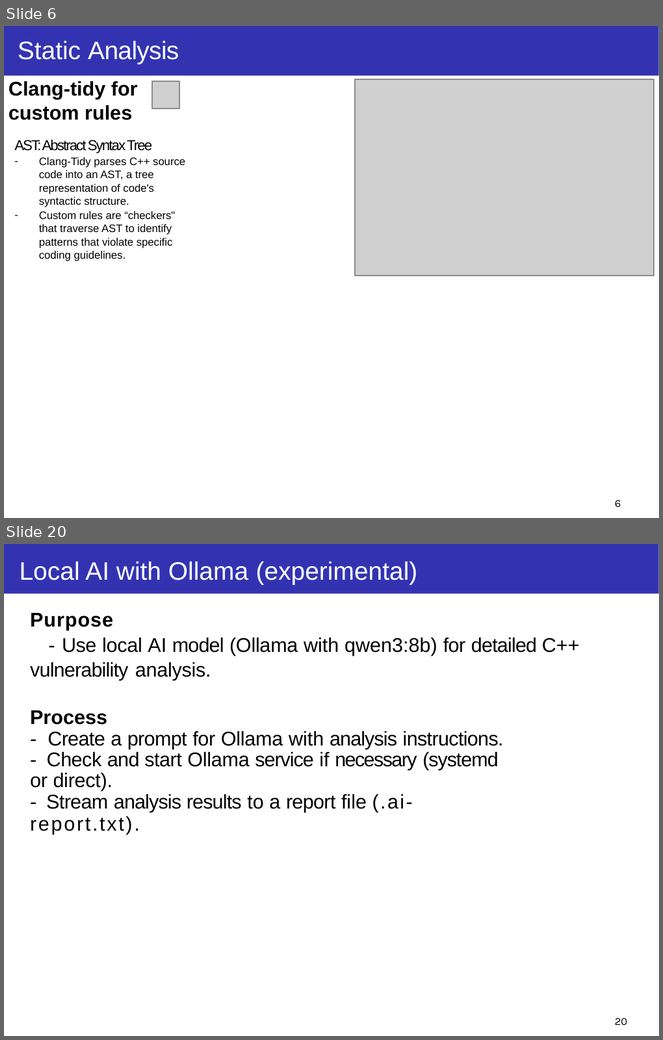
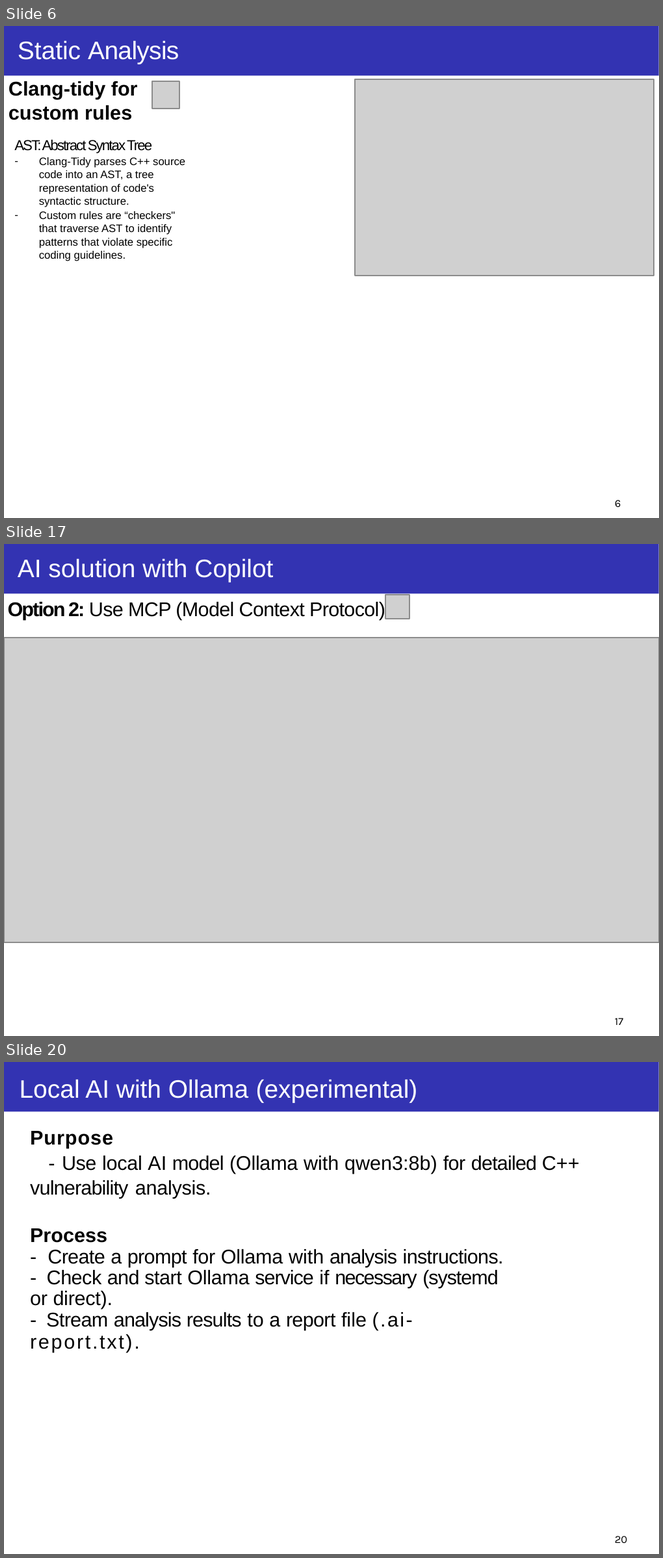
Before and after one commit to taikt/codefun, a slide deck: deepl/code_guard/doc/Code-Guard.pptx. Shown one above the other, each under a label of ours: slides 6 and 20 before the commit, slides 6, 17 and 20 after it; the slides between them are not shown. The pictures are 663x1040 and 663x1558 pixels, drawn with LibreOffice and Linux fonts; fonts in the diff are those of the drawing; grey boxes stand for pictures; background and template pictures are left out. Boxes give left, top, right and bottom in pixels: in the first picture for what was removed or moved away, otherwise in the second. Text is boxed around its words. In the diff, an @@ line names an element or a change of style, - is before the commit and + after.

```diff
--- a/deepl/code_guard/doc/Code-Guard.pptx
+++ b/deepl/code_guard/doc/Code-Guard.pptx
@@ slide 17 added at (4, 544, 659, 1036), background #FFFFFF; not listed: 1 template element that a slide beside it also shows @@
@@ title added at (18, 559, 273, 582), 14 pt, text #FFFFFF @@
+AI solution with Copilot
@@ text added at (8, 601, 386, 620), 11 pt, text #000000 @@
+Option 2: Use MCP (Model Context Protocol)
@@ picture added at (386, 595, 411, 619) @@
@@ picture added at (4, 638, 659, 943) @@
@@ page number added at (615, 1018, 623, 1025), 6 pt, text #000000 @@
+17
```
Also in this commit, not shown: 6 slides changed, 6 other slides added, 7 slides removed.
